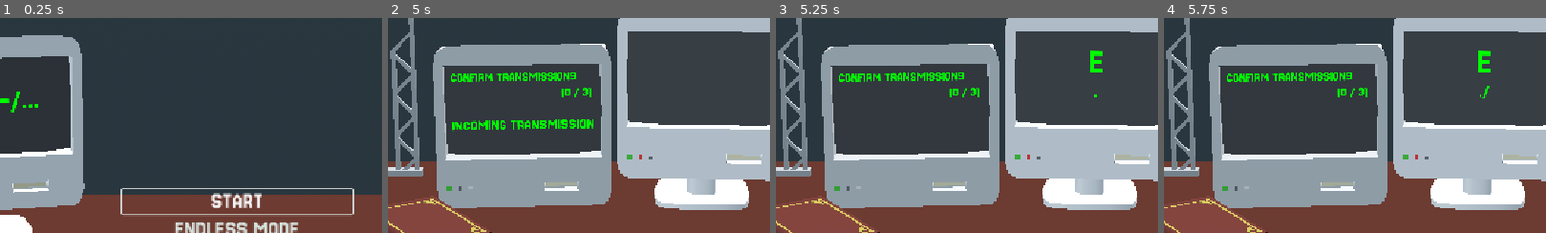
Above: before the commit, frames 1-4 (left to right).
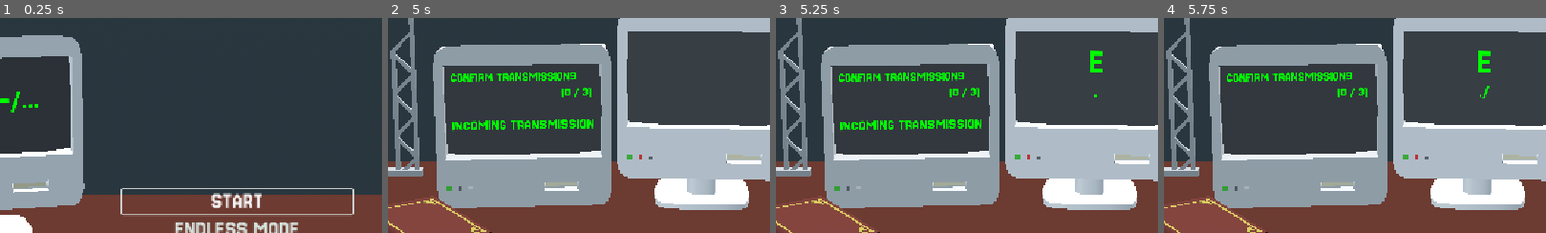
Above: after the commit, the same moments.

Repository: LucasFASouza/loophole
Game: Godot game, scene res://core/main_menu.tscn
Two runs of this game, one before a commit and one after it. Both use one fixed random seed, a clock stepped at 60 frames per second and the inputs below.
Inputs (mouse positions are % of the whole screen's width and height, from its top left):
- Up to frame 1 (0.25 s): no input
- Up to frame 2 (5 s): click "START" at 0.5 s; click "START" at 1.25 s; click "PAUSE" at 2 s; click "BACK" at 2.75 s; tap Enter (morse_confirm) at 3.5, 3.6 s; move the mouse to (72, 45) at 3.52 s; click (72, 45) at 3.67 s; move the mouse to (30, 55) at 4.27 s; tap Backspace (morse_delete) at 4.35 s; click (30, 55) at 4.42 s
- Up to frame 3 (5.25 s): move the mouse to (60, 28) at 5.02 s; tap Space (morse_input) at 5.1 s; click (60, 28) at 5.17 s
- Up to frame 4 (5.75 s): no input
The pictures show only the part of the screen within x 19-69%, y 34-84%; the shares and areas given below are measured in that part.

Frames 1-2 are identical in both runs. In frame 3, 1.0% of the frame differs, in the area x 16-54%, y 47-53%; in frame 4, nothing differs.

Commit message:
forgot to add the files to commit

Diff:
--- a/core/main_game.gd
+++ b/core/main_game.gd
@@ -15,6 +15,7 @@
 
 @onready var finish_container: PanelContainer = %FinishContainer
 @onready var night_counters: Label = %NightCounters
+@onready var play_endless: Label = %PlayEndless
 
 @onready var wait_timer: Timer = $WaitTimer
 @onready var endless_timer: Timer = $EndlessTimer
@@ -24,6 +25,7 @@
 
 @onready var night_name: Label = %NightNumber
 @onready var mission_text: Label = %MissionText
+
 
 var calibration_words = [
 	["UP", "WE", "OK"],
@@ -134,8 +136,10 @@
 
 
 func _process(_delta: float) -> void:
-	if not is_nights_mode:
+	if not is_nights_mode and not endless_timer.is_stopped():
 		var seconds_left = int(endless_timer.time_left)
+		if seconds_left < 0:
+			seconds_left = 0
 		night_name.text = str(seconds_left) + "s"
 
 
@@ -229,6 +233,19 @@
 	else:
 		info_screen.update_score(score, 0, nights_data[-1]["task"])
 
+		var time_added: int
+
+		if correct_direction:
+			time_added = max(30 - (3 * score), 0)
+			status += "\n+" + str(time_added) + "s to the timer!"
+		else:
+			time_added = -10
+			status += "\n-10s to the timer!"
+
+		endless_timer.wait_time = endless_timer.time_left + time_added
+		endless_timer.stop()
+		endless_timer.start()
+
 	info_screen.show_status(status)
 
 	if score >= nights_data[night]["task_threshold"] and is_nights_mode:
@@ -270,6 +287,8 @@
 	night_name.text = "60s"
 	night_instructions.text = nights_data[-1]["start_instructions"]
 
+	endless_timer.wait_time = 60.0
+
 	score = 0
 	info_screen.update_score(score, 0, nights_data[-1]["task"])
 
@@ -325,3 +344,29 @@
 
 func _on_back_main_menu_button_pressed() -> void:
 	get_tree().change_scene_to_file("res://core/main_menu.tscn")
+
+
+func _on_endless_timer_timeout() -> void:
+	main_ui.visible = false
+	var night_counters_text = "You answered " + str(helped_boats) + " successful relays.\nAnd had " + str(lost_boats) + " unresolved transmissions."
+	night_counters.text = night_counters_text
+	finish_container.visible = true
+
+	var final_text = ""
+
+	if is_nights_mode:
+		final_text = "Mission accomplished — for now.\nAlso try the endless mode!"
+	else:
+		if lost_boats > helped_boats:
+			final_text = "You made more boats sink than you saved...\nBetter luck next time!"
+		elif helped_boats > 5:
+			final_text = "Great job! The sea is safer thanks to you!"
+		elif helped_boats > 2:
+			final_text = "Very good! Keep it up!"
+		elif helped_boats <= 2:
+			final_text = "You can do better! Keep practicing."
+
+	play_endless.text = final_text
+
+func _on_play_again_button_pressed() -> void:
+	get_tree().reload_current_scene()
--- a/core/main_game.tscn
+++ b/core/main_game.tscn
@@ -264,6 +264,7 @@
 autowrap_mode = 2
 
 [node name="PlayEndless" type="Label" parent="CanvasLayer/FinishContainer/CenterContainer/HBoxContainer/VBoxContainer"]
+unique_name_in_owner = true
 custom_minimum_size = Vector2(820, 0)
 layout_mode = 2
 theme = ExtResource("8_2epw8")
@@ -273,10 +274,20 @@
 horizontal_alignment = 1
 autowrap_mode = 2
 
-[node name="BackMainMenuButton" type="Button" parent="CanvasLayer/FinishContainer/CenterContainer/HBoxContainer/VBoxContainer"]
-layout_mode = 2
+[node name="HBoxContainer" type="HBoxContainer" parent="CanvasLayer/FinishContainer/CenterContainer/HBoxContainer/VBoxContainer"]
+layout_mode = 2
+
+[node name="BackMainMenuButton" type="Button" parent="CanvasLayer/FinishContainer/CenterContainer/HBoxContainer/VBoxContainer/HBoxContainer"]
+layout_mode = 2
+size_flags_horizontal = 3
 theme = ExtResource("8_2epw8")
 text = "BACK TO MAIN MENU"
+
+[node name="PlayAgainButton" type="Button" parent="CanvasLayer/FinishContainer/CenterContainer/HBoxContainer/VBoxContainer/HBoxContainer"]
+layout_mode = 2
+size_flags_horizontal = 3
+theme = ExtResource("8_2epw8")
+text = "PLAY AGAIN"
 
 [node name="OptionsMenu" parent="CanvasLayer" instance=ExtResource("9_vlmcc")]
 process_mode = 3
@@ -286,7 +297,7 @@
 one_shot = true
 
 [node name="EndlessTimer" type="Timer" parent="."]
-wait_time = 15.0
+wait_time = 60.0
 one_shot = true
 
 [connection signal="check_word" from="MorseInput" to="." method="check_word"]
@@ -294,7 +305,8 @@
 [connection signal="frequency_selected" from="WalkieTalkie" to="." method="_send_answer"]
 [connection signal="pressed" from="CanvasLayer/MainUI/VBoxContainer/Topbar/Pause" to="." method="_on_pause_pressed"]
 [connection signal="pressed" from="CanvasLayer/StartContainer/CenterContainer/HBoxContainer/VBoxContainer/StartNightButton" to="." method="_on_start_night_button_pressed"]
-[connection signal="pressed" from="CanvasLayer/FinishContainer/CenterContainer/HBoxContainer/VBoxContainer/BackMainMenuButton" to="." method="_on_back_main_menu_button_pressed"]
+[connection signal="pressed" from="CanvasLayer/FinishContainer/CenterContainer/HBoxContainer/VBoxContainer/HBoxContainer/BackMainMenuButton" to="." method="_on_back_main_menu_button_pressed"]
+[connection signal="pressed" from="CanvasLayer/FinishContainer/CenterContainer/HBoxContainer/VBoxContainer/HBoxContainer/PlayAgainButton" to="." method="_on_play_again_button_pressed"]
 [connection signal="close_options" from="CanvasLayer/OptionsMenu" to="." method="_on_options_menu_close_options"]
 [connection signal="timeout" from="WaitTimer" to="." method="_on_wait_timer_timeout"]
-[connection signal="timeout" from="EndlessTimer" to="." method="_on_wait_timer_timeout"]
+[connection signal="timeout" from="EndlessTimer" to="." method="_on_endless_timer_timeout"]
--- a/desk_itens/info_screen.tscn
+++ b/desk_itens/info_screen.tscn
@@ -47,7 +47,7 @@
 uppercase = true
 
 [node name="StatusTimer" type="Timer" parent="."]
-wait_time = 1.5
+wait_time = 1.8
 one_shot = true
 
 [connection signal="timeout" from="StatusTimer" to="." method="_on_status_timer_timeout"]
--- a/desk_itens/morse_antenna.gd
+++ b/desk_itens/morse_antenna.gd
@@ -58,7 +58,6 @@
 	var wave_on = wave_fn[cycle_counter]
 	antena_light.visible = wave_on
 
-
 	if wave_on == 1:
 		dot_sfx.play()
 	if wave_on == 2 and not dash_sfx.playing:
@@ -67,15 +66,3 @@
 	cycle_counter += 1
 	if cycle_counter == wave_fn.size() - 1:
 		cycle_counter = 0
-
-
-func _on_wait_timer_timeout() -> void:
-	var morse_message = MorseTranslator.ascii_to_morse(message)
-	print(message)
-	print(morse_message)
-
-	const char_lengths = {
-		'.': [1],
-		'-': [2, 0, 0],
-		'/': [0, 0, 0]
-	}
Not shown: 1 places in desk_itens/book.tscn that only renumber resources
Not shown: 1 places in desk_itens/walkie_talkie.tscn that only renumber resources
